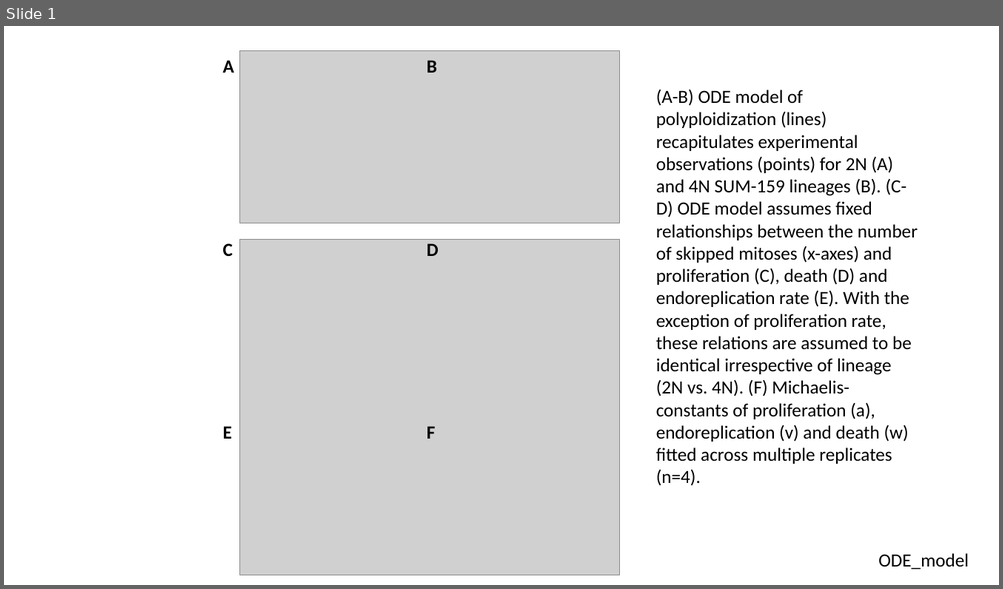
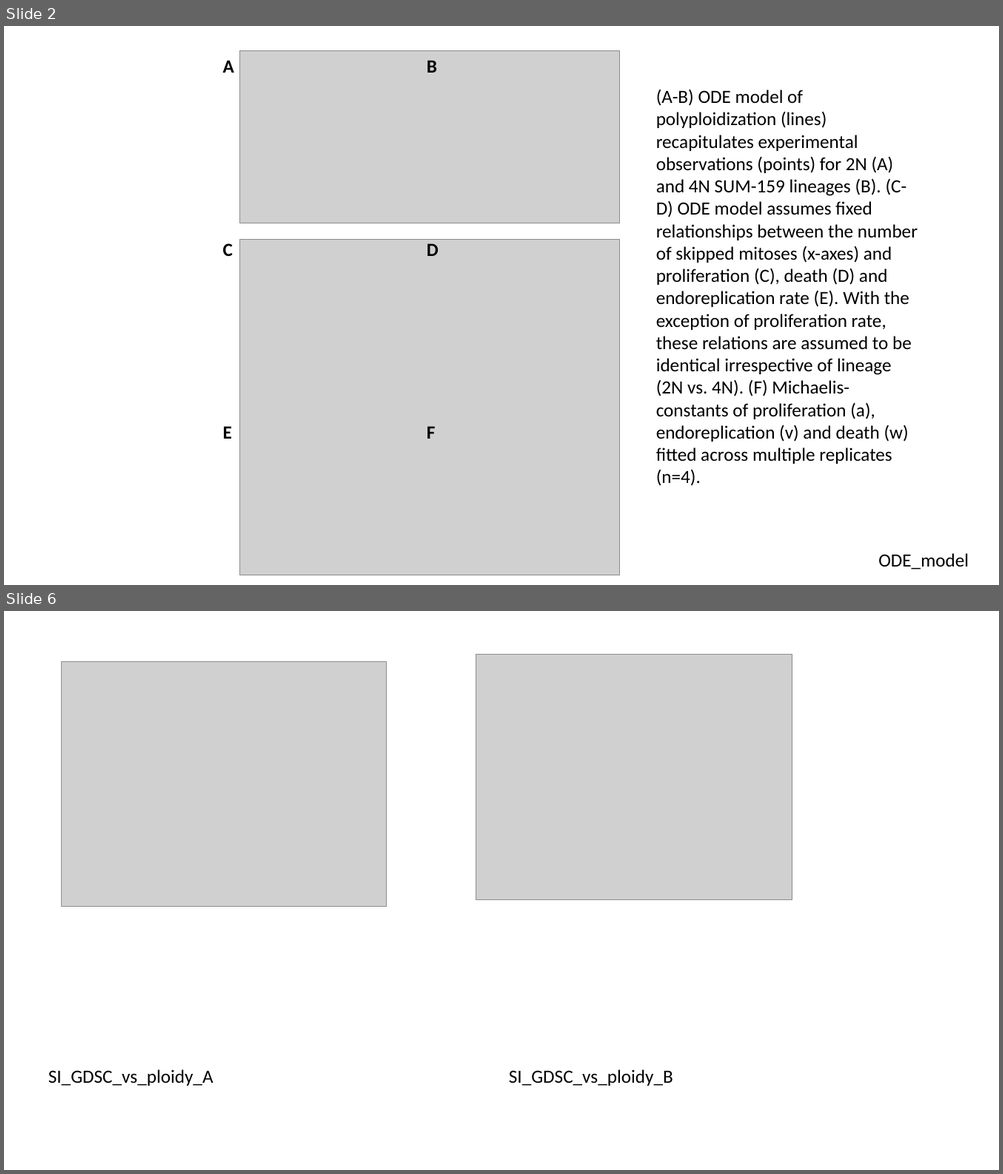
Before and after one commit to noemiandor/Gemcitabine-model, a slide deck: Figs/GemcitabinePaper_Figures.pptx. Shown one above the other, each under a label of ours: slide 1 before the commit, slides 2 and 6 after it; the slides between them are not shown. The pictures are 1003x589 and 1003x1174 pixels, drawn with LibreOffice and Linux fonts; fonts in the diff are those of the drawing; grey boxes stand for pictures. Boxes give left, top, right and bottom in pixels: in the first picture for what was removed or moved away, otherwise in the second. Text is boxed around its words. In the diff, an @@ line names an element or a change of style, - is before the commit and + after.

Commit message:
GDSC_analysis

```diff
--- a/Figs/GemcitabinePaper_Figures.pptx
+++ b/Figs/GemcitabinePaper_Figures.pptx
@@ slide 6 added at [4,611,999,1170], background #FFFFFF @@
@@ picture added at [475,654,792,900] @@
@@ picture added at [62,662,387,907] @@
@@ text added at [48,1070,213,1086], 18 pt, text #000000 @@
+SI_GDSC_vs_ploidy_A
@@ text added at [509,1070,673,1086], 18 pt, text #000000 @@
+SI_GDSC_vs_ploidy_B
@@ what was slide 1 is now slide 2 @@
```
Also in this commit, not shown: 4 other slides added, 5 other files.
